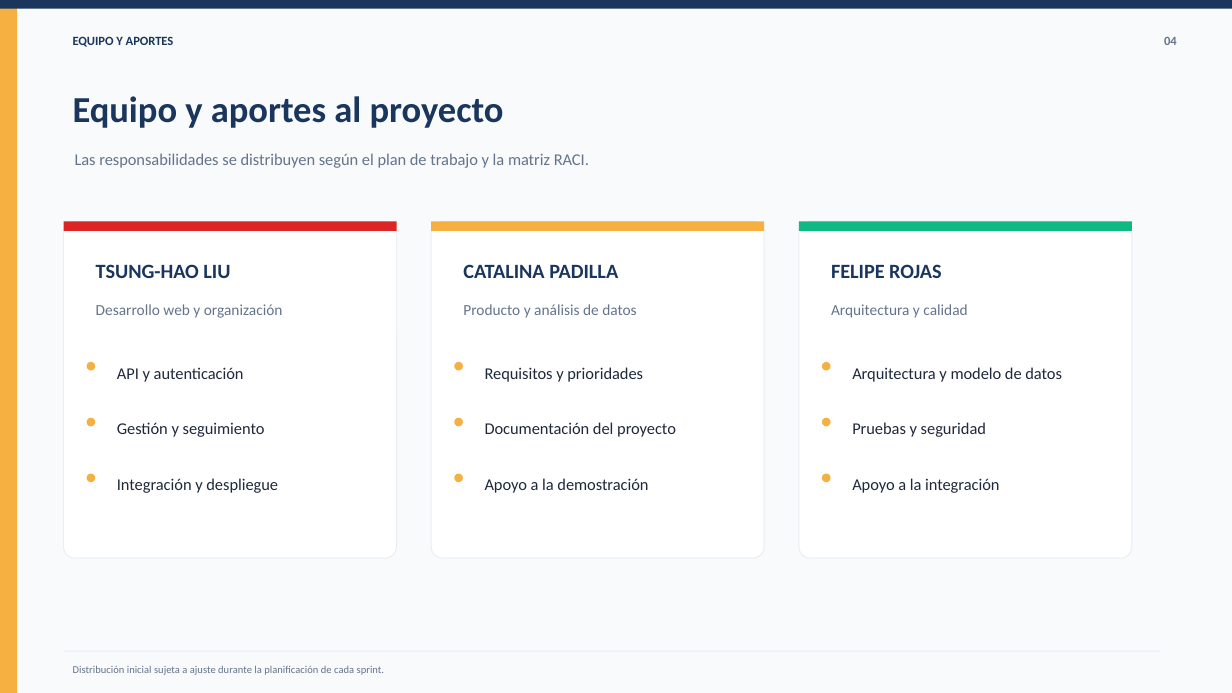
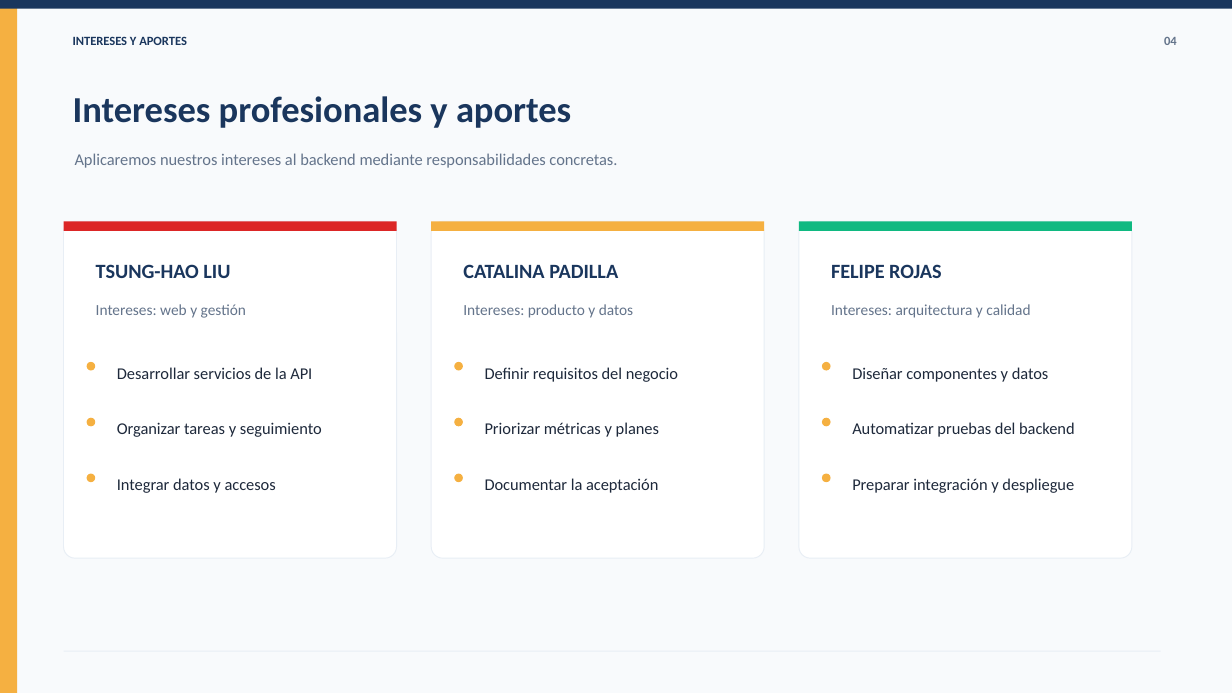
Before and after one commit to tsddds/Capstone_Aprueba-Administracion_Grupo8, a slide deck: slide 4 of Fase1/Evidencias_grupales/02_Presentacion_Proyecto_Fase1_Aprueba_Administracion.pptx. Drawn at 1232x693 pixels with LibreOffice and Linux fonts; fonts in the diff are those of the drawing. Boxes give left, top, right and bottom in pixels: in the first picture for what was removed or moved away, otherwise in the second. Text is boxed around its words. In the diff, an @@ line names an element or a change of style, - is before the commit and + after.

Commit message:
Simplifica evidencias de Fase 1 y actualiza PPT e individuales backend

```diff
--- a/Fase1/Evidencias_grupales/02_Presentacion_Proyecto_Fase1_Aprueba_Administracion.pptx
+++ b/Fase1/Evidencias_grupales/02_Presentacion_Proyecto_Fase1_Aprueba_Administracion.pptx
@@ text at (x1=73, y1=36, x2=187, y2=45): text changed @@
-EQUIPO Y APORTES
+INTERESES Y APORTES
@@ text at (x1=73, y1=96, x2=571, y2=128): text changed @@
-Equipo y aportes al proyecto
+Intereses profesionales y aportes
@@ text at (x1=75, y1=153, x2=617, y2=168): text changed @@
-Las responsabilidades se distribuyen según el plan de trabajo y la matriz RACI.
+Aplicaremos nuestros intereses al backend mediante responsabilidades concretas.
@@ text at (x1=96, y1=304, x2=246, y2=318): text changed @@
-Desarrollo web y organización
+Intereses: web y gestión
@@ text at (x1=463, y1=304, x2=633, y2=318): text changed @@
-Producto y análisis de datos
+Intereses: producto y datos
@@ text at (x1=831, y1=304, x2=1030, y2=318): text changed @@
-Arquitectura y calidad
+Intereses: arquitectura y calidad
@@ text at (x1=117, y1=367, x2=312, y2=379): text changed @@
-API y autenticación
+Desarrollar servicios de la API
@@ text at (x1=485, y1=367, x2=678, y2=382): text changed @@
-Requisitos y prioridades
+Definir requisitos del negocio
@@ text at (x1=852, y1=367, x2=1049, y2=382): text changed @@
-Arquitectura y modelo de datos
+Diseñar componentes y datos
@@ text at (x1=117, y1=422, x2=322, y2=437): text changed @@
-Gestión y seguimiento
+Organizar tareas y seguimiento
@@ text at (x1=485, y1=422, x2=659, y2=437): text changed @@
-Documentación del proyecto
+Priorizar métricas y planes
@@ text at (x1=852, y1=422, x2=1075, y2=437): text changed @@
-Pruebas y seguridad
+Automatizar pruebas del backend
@@ text at (x1=117, y1=478, x2=276, y2=493): text changed @@
-Integración y despliegue
+Integrar datos y accesos
@@ text at (x1=485, y1=478, x2=658, y2=493): text changed @@
-Apoyo a la demostración
+Documentar la aceptación
@@ text at (x1=852, y1=478, x2=1074, y2=493): text changed @@
-Apoyo a la integración
+Preparar integración y despliegue
@@ text removed at (x1=73, y1=666, x2=385, y2=675) @@
-Distribución inicial sujeta a ajuste durante la planificación de cada sprint.
```
Also in this commit, not shown: 2 other slides changed, 32 other files.
